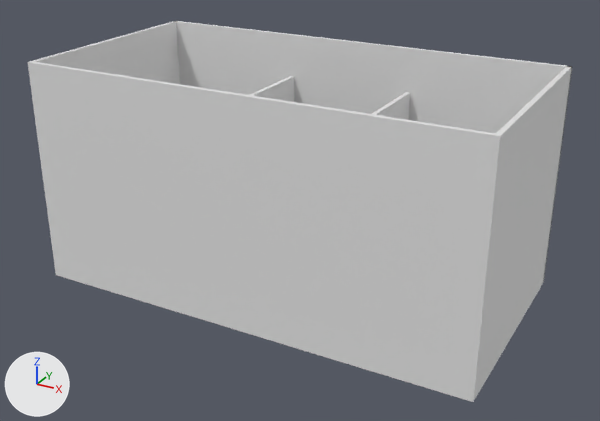
What one commit did to the OBJ model data-syn/BoxTable/boxtable.obj.
Before and after are seen from a camera (50 mm lens) standing at (82.0, -173.5, 66.3) and looking at (1.9, -27.9, -6.6). Arrows for +X, +Y and +Z are at lower left; the lights stay in place. Where no turn or scale is listed for an object, it has been applied to the vertices. Vertices at the same position are counted once.

Before the edit, the objects in view are built like this:
```python
me_boxtable = bpy.data.meshes.new('boxtable')
me_boxtable.from_pydata(...)  # 48 vertices, 84 faces; spans x -50.0..50.0, y -51.0..0.0, z -25.0..25.0
ob_boxtable = bpy.data.objects.new('boxtable', me_boxtable)
ob_boxtable.location = (0.0, 0.0, 0.0)
```
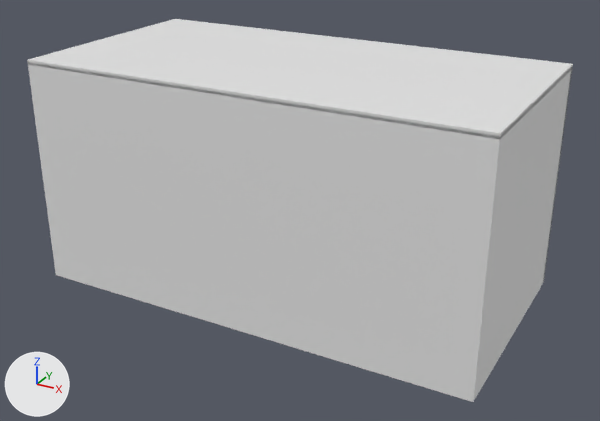
Location of each change, (x1, y1, x2, y2) in pixels of the pictures (600 x 421 px):
'boxtable', reshaped
    before: (28, 21, 572, 402)
    after: (27, 19, 573, 402)
part 1 of me_boxtable, added
    after: (27, 19, 573, 139)

Diff of the bpy script that builds the scene:
```diff
--- a/data-syn/BoxTable/boxtable.obj.py
+++ b/data-syn/BoxTable/boxtable.obj.py
@@ me_boxtable @@
 me_boxtable.from_pydata(...)  # 48 vertices, 84 faces; spans x -50.0..50.0, y -51.0..0.0, z -25.0..25.0
 # used by ob_boxtable; location = (0.0, 0.0, 0.0)
+# me_boxtable part 1: a new loose piece, a box spanning x -50.0..50.0, y -51.0..0.0, z 24.5..25.5
```
